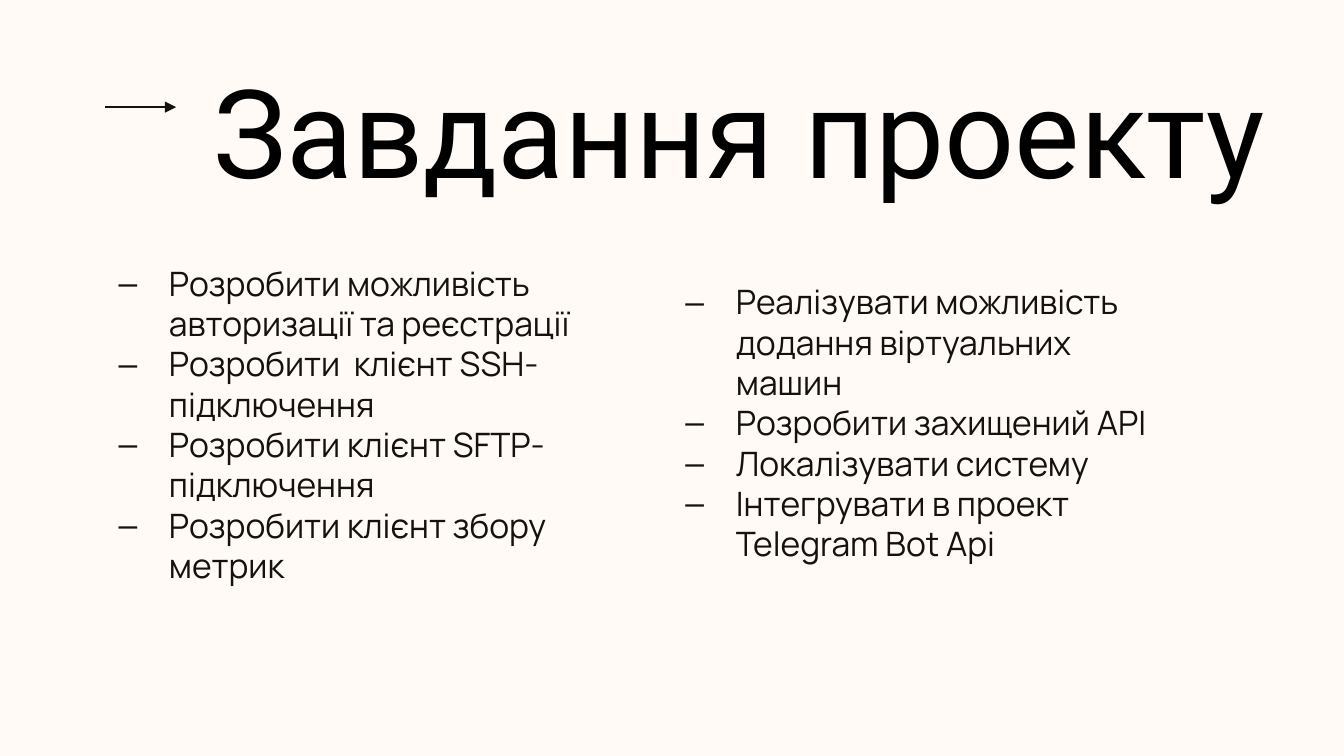
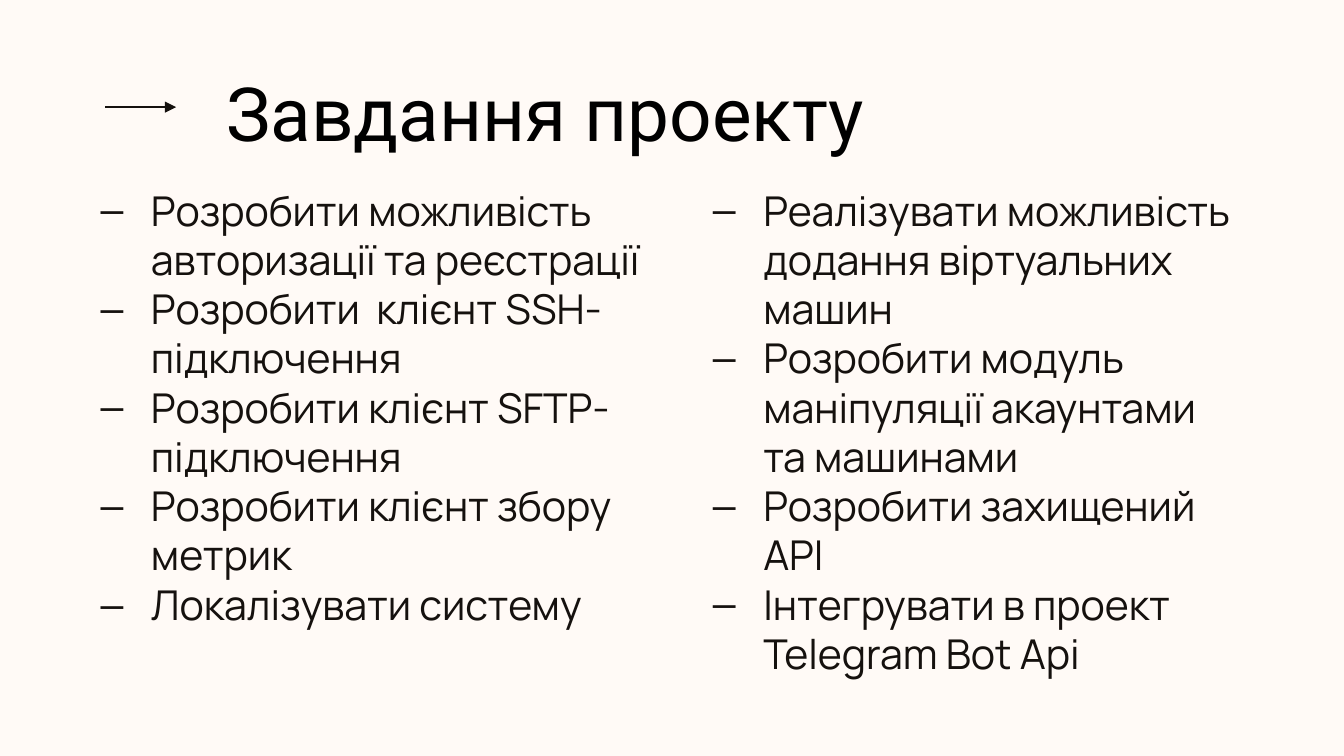
Before and after one commit to johnburitto/VMControlPanel, a slide deck: slide 4 of Презентація.pptx. Drawn at 1344x756 pixels with LibreOffice and Linux fonts; fonts in the diff are those of the drawing; background and template pictures are left out. Boxes give left, top, right and bottom in pixels: in the first picture for what was removed or moved away, otherwise in the second. Text is boxed around its words. In the diff, an @@ line names an element or a change of style, - is before the commit and + after.

```diff
--- a/Презентація.pptx
+++ b/Презентація.pptx
@@ text "Завдання проекту": place and size @@
-text "Завдання проекту" at (213, 89, 1265, 205)
+text "Завдання проекту" at (226, 87, 864, 157)
@@ text "Завдання проекту" at (226, 87, 864, 157): size 66 to 40 pt @@
@@ subtitle "Розробити можливість авторизації та реєстрації": place and size @@
-subtitle "Розробити можливість авторизації та реєстрації" at (169, 271, 570, 586)
+subtitle "Розробити можливість авторизації та реєстрації" at (151, 196, 640, 630)
@@ subtitle at (151, 196, 640, 580): size 18 to 22 pt in "Розробити можливість авторизації та реєстрації", "Розробити клієнт SSH-підключення", "Розробити клієнт SFTP-підключення", "Розробити клієнт збору метрик" @@
@@ text "Реалізувати можливість додання віртуальних машин": place and size @@
-text "Реалізувати можливість додання віртуальних машин" at (736, 289, 1146, 565)
+text "Реалізувати можливість додання віртуальних машин" at (763, 196, 1230, 680)
@@ text at (763, 196, 1230, 680): size 18 to 22 pt in "Реалізувати можливість додання віртуальних машин", "Розробити захищений API", "Інтегрувати в проект Telegram Bot Api" @@
@@ text at (763, 343, 1196, 473): paragraph added @@
+– Розробити модуль маніпуляції акаунтами та машинами
@@ text at (736, 451, 1089, 484): paragraph removed @@
-– Локалізувати систему
@@ subtitle at (151, 590, 581, 630): paragraph added @@
+– Локалізувати систему
```
Also in this commit, not shown: 12 other slides changed, 3 slides added, 8 slides removed, 12 other files.
